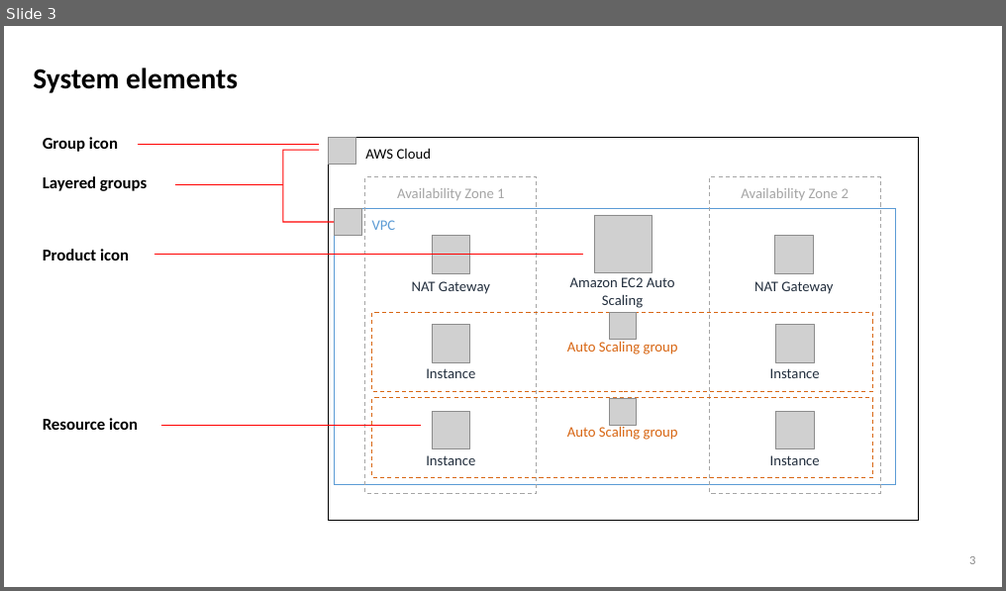
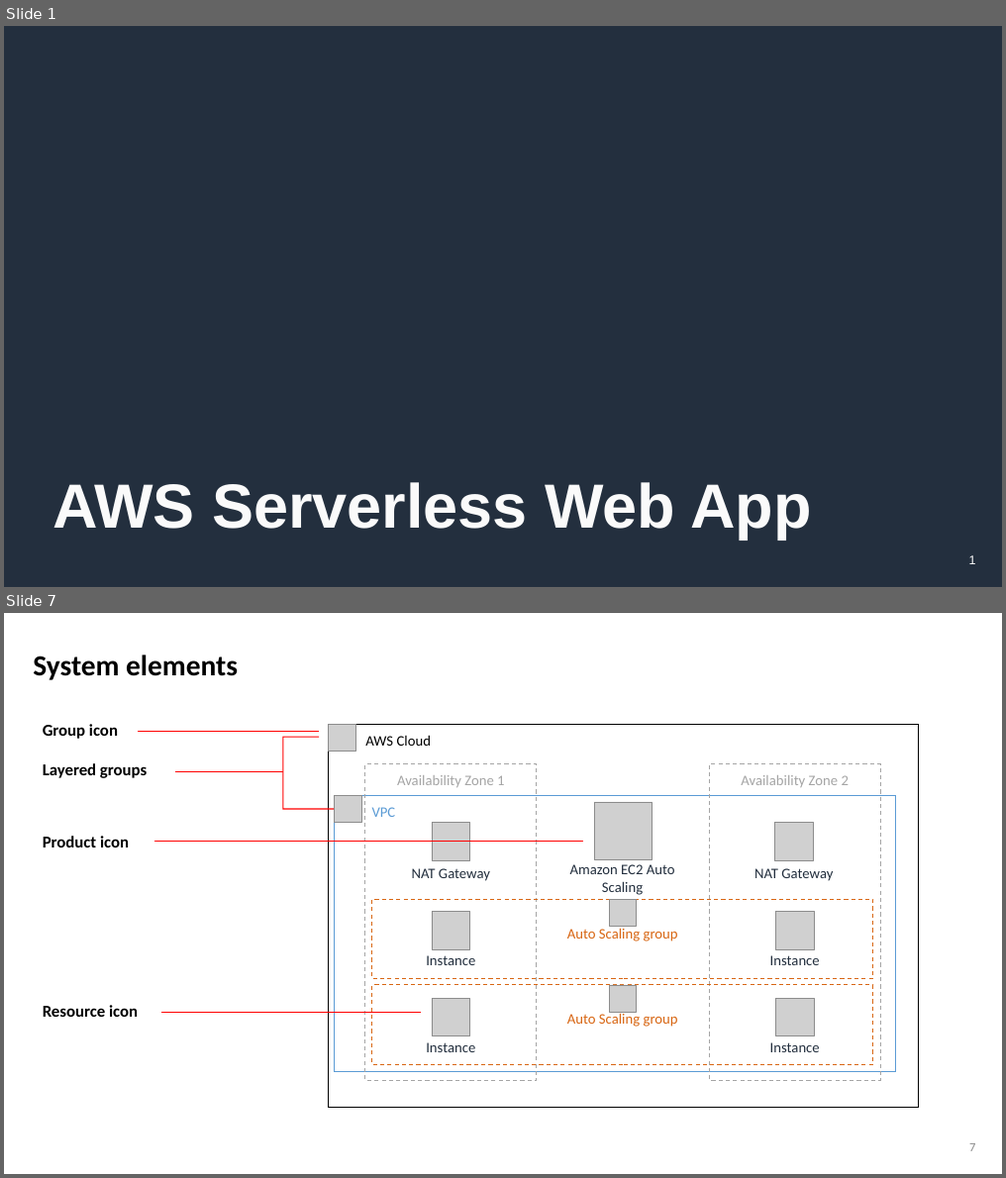
Before and after one commit to bsdoublestar/aws-serverless-simple-webapp, a slide deck: architecture/architecture.pptx. Shown one above the other, each under a label of ours: slide 3 before the commit, slides 1 and 7 after it; the slides between them are not shown. The pictures are 1006x591 and 1006x1178 pixels, drawn with LibreOffice and Linux fonts; fonts in the diff are those of the drawing; grey boxes stand for pictures. Boxes give left, top, right and bottom in pixels: in the first picture for what was removed or moved away, otherwise in the second. Text is boxed around its words. In the diff, an @@ line names an element or a change of style, - is before the commit and + after.

```diff
--- a/architecture/architecture.pptx
+++ b/architecture/architecture.pptx
@@ slide 1 added at [4, 26, 1002, 587], background #232F3E @@
@@ text added at [53, 482, 811, 539], 60 pt, text #FAFAFA, bold @@
+AWS Serverless Web App
@@ page number added at [969, 556, 976, 565], 12 pt, text #FAFAFA @@
+1
@@ what was slide 3 is now slide 7 @@
@@ page number at [969, 1144, 975, 1152]: text changed @@
-3
+7
```
Also in this commit, not shown: 1 slide changed, 4 other slides added, 1 slide removed, 2 other files.
